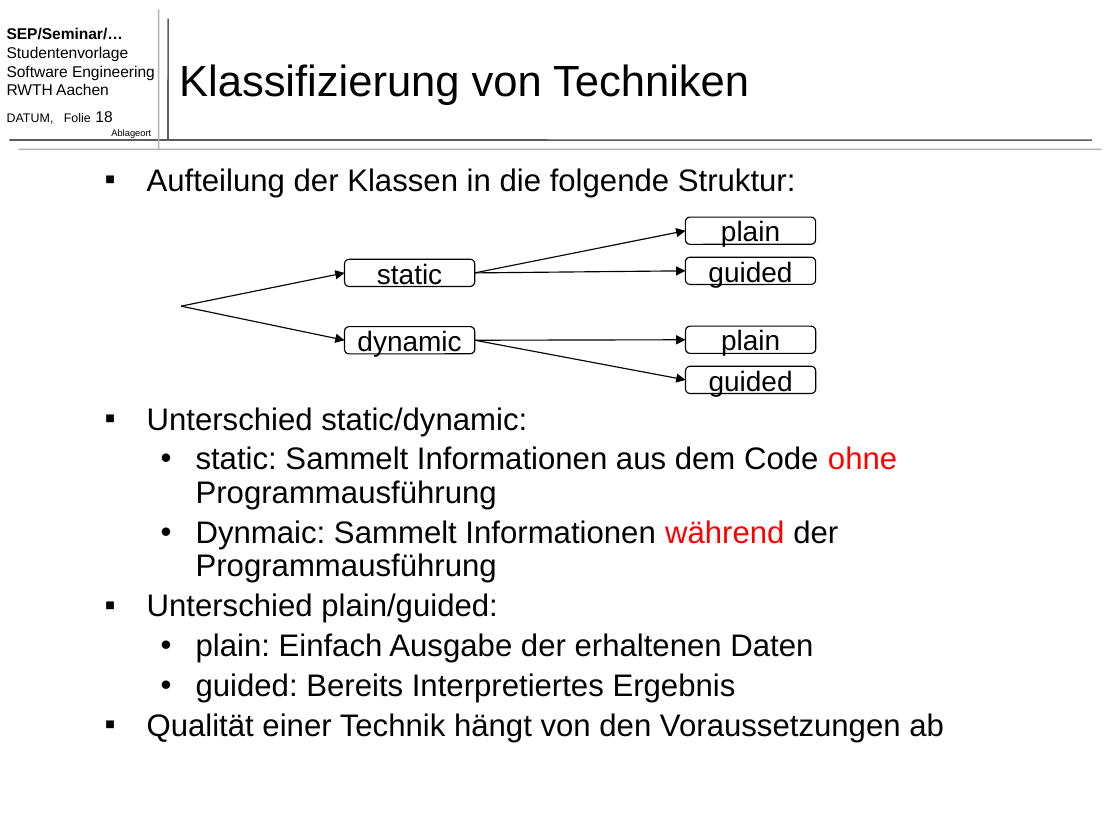
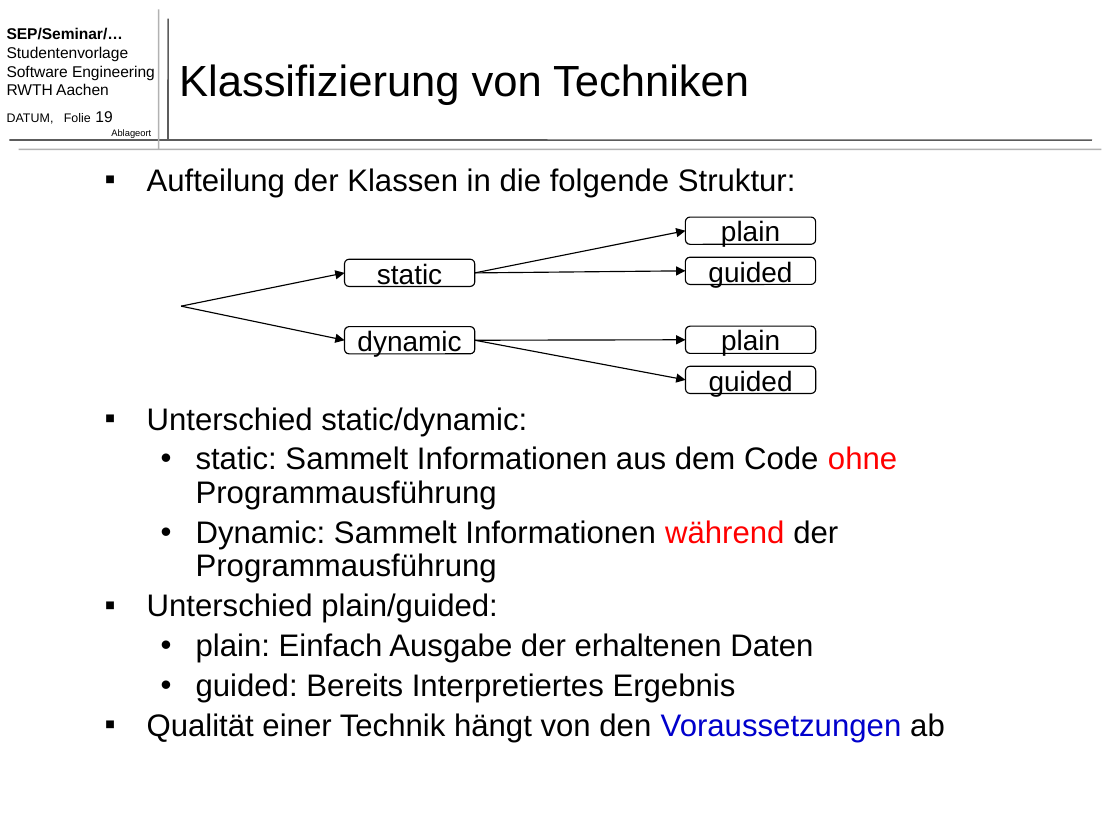
Before and after one commit to TimoBergerbusch/feature-location-techniques, a slide deck: slide 19 of Feature Location Techniques - Präsentation.pptx (slide 18 before the commit). Drawn at 1120x840 pixels with LibreOffice and Linux fonts; fonts in the diff are those of the drawing. Boxes give left, top, right and bottom in pixels: in the first picture for what was removed or moved away, otherwise in the second. Text is boxed around its words. In the diff, an @@ line names an element or a change of style, - is before the commit and + after.

```diff
--- a/Feature Location Techniques - Präsentation.pptx
+++ b/Feature Location Techniques - Präsentation.pptx
@@ text at (x1=7, y1=111, x2=112, y2=124): text changed @@
-DATUM, Folie 18
+DATUM, Folie 19
@@ text at (x1=196, y1=520, x2=838, y2=583): text changed @@
-  • Dynmaic: Sammelt Informationen während der Programmausführung
+  • Dynamic: Sammelt Informationen während der Programmausführung
@@ text at (x1=147, y1=713, x2=945, y2=742): text colour #000000 to #0000CC in "Voraussetzungen" @@
```
Also in this commit, not shown: 17 other slides changed, 10 slides added, 2 slides removed.
